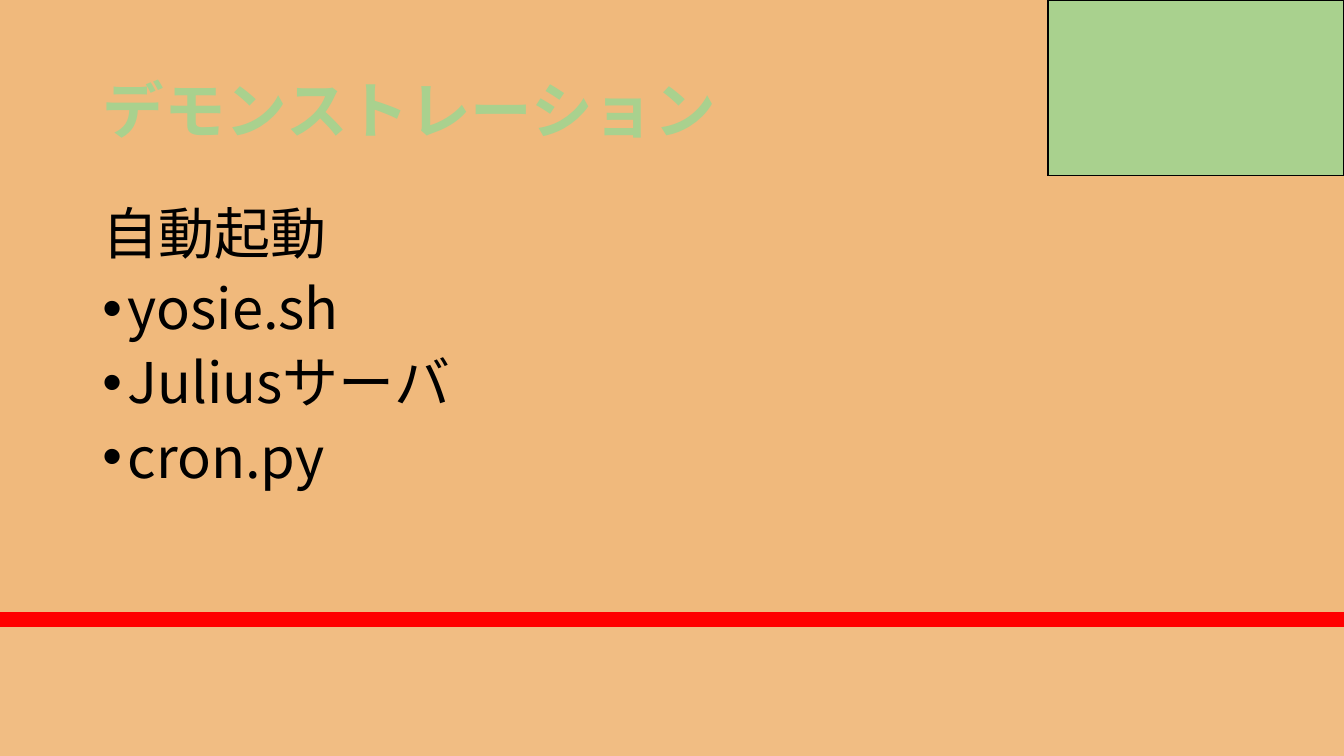
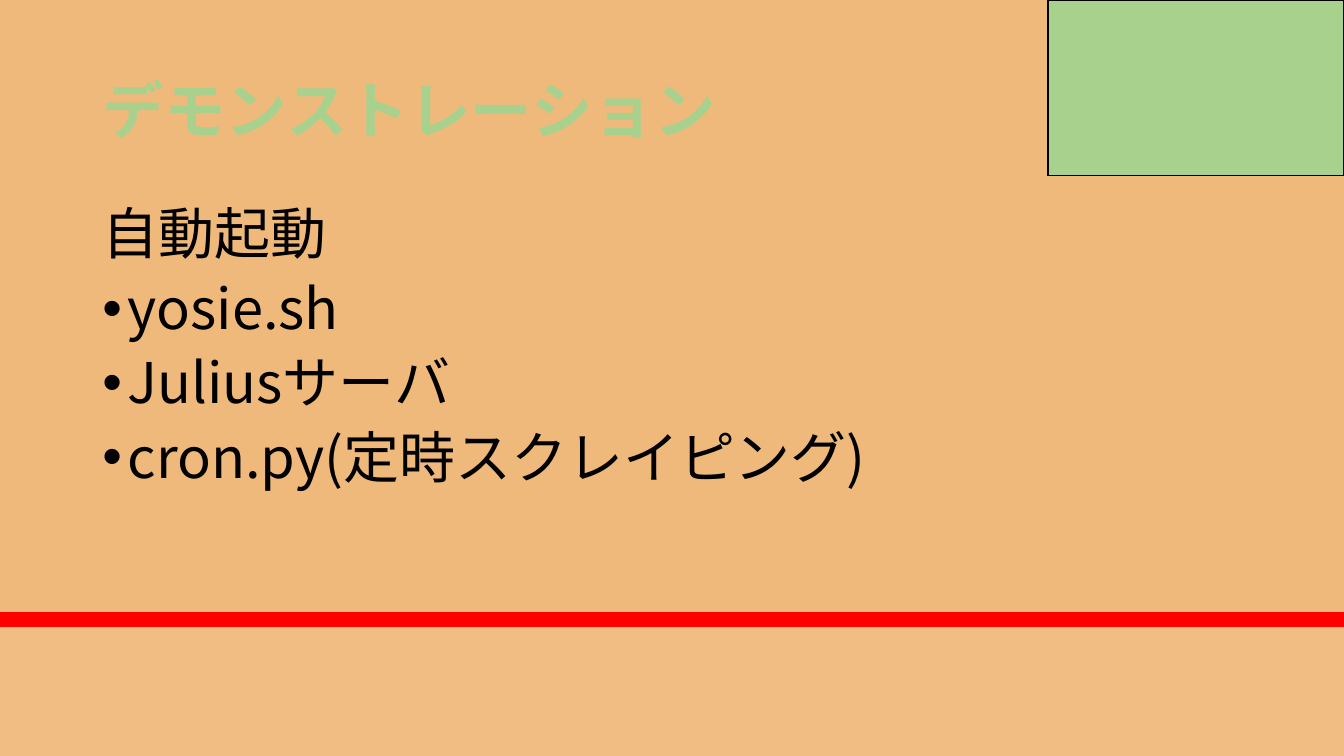
Before and after one commit to RikiishiSuzunosuke/AIspeaker_yosie, a slide deck: slide 27 of presentation/AIスピーカー開発_3_main.pptx (slide 26 before the commit). Drawn at 1344x756 pixels with LibreOffice and Linux fonts; fonts in the diff are those of the drawing. Boxes give left, top, right and bottom in pixels: in the first picture for what was removed or moved away, otherwise in the second. Text is boxed around its words. In the diff, an @@ line names an element or a change of style, - is before the commit and + after.

```diff
--- a/presentation/AIスピーカー開発_3_main.pptx
+++ b/presentation/AIスピーカー開発_3_main.pptx
@@ text at (128,431,866,491): text changed @@
-• cron.py
+• cron.py(定時スクレイピング)
```
Also in this commit, not shown: 9 other slides changed, 6 slides added, 4 other files.
